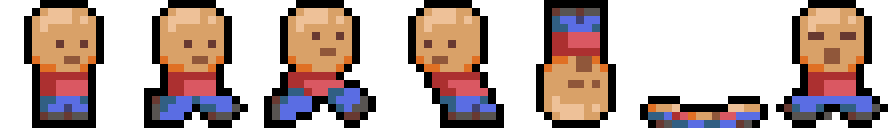
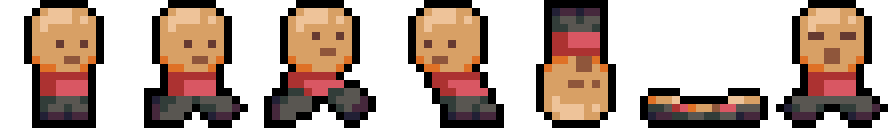
Two versions of the same layered image (896x128). Layer-by-layer changes:
renamed "Char1" to "Char Red", painted on it over (x1=40, y1=8, x2=880, y2=128)
